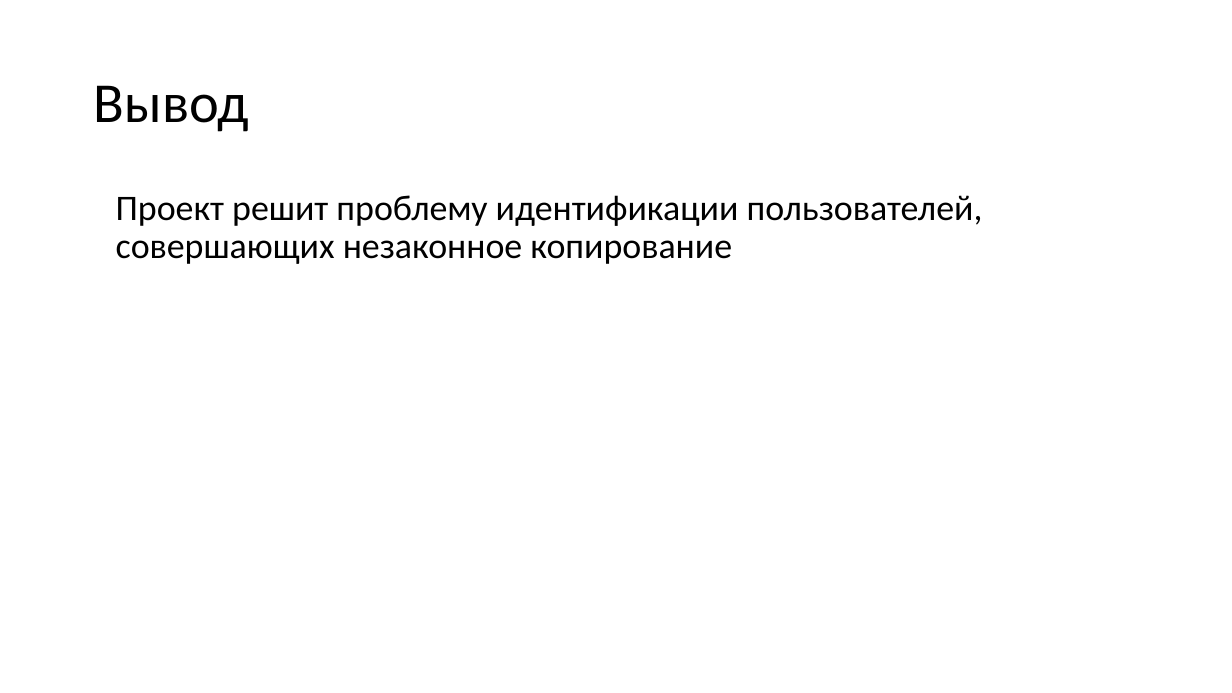
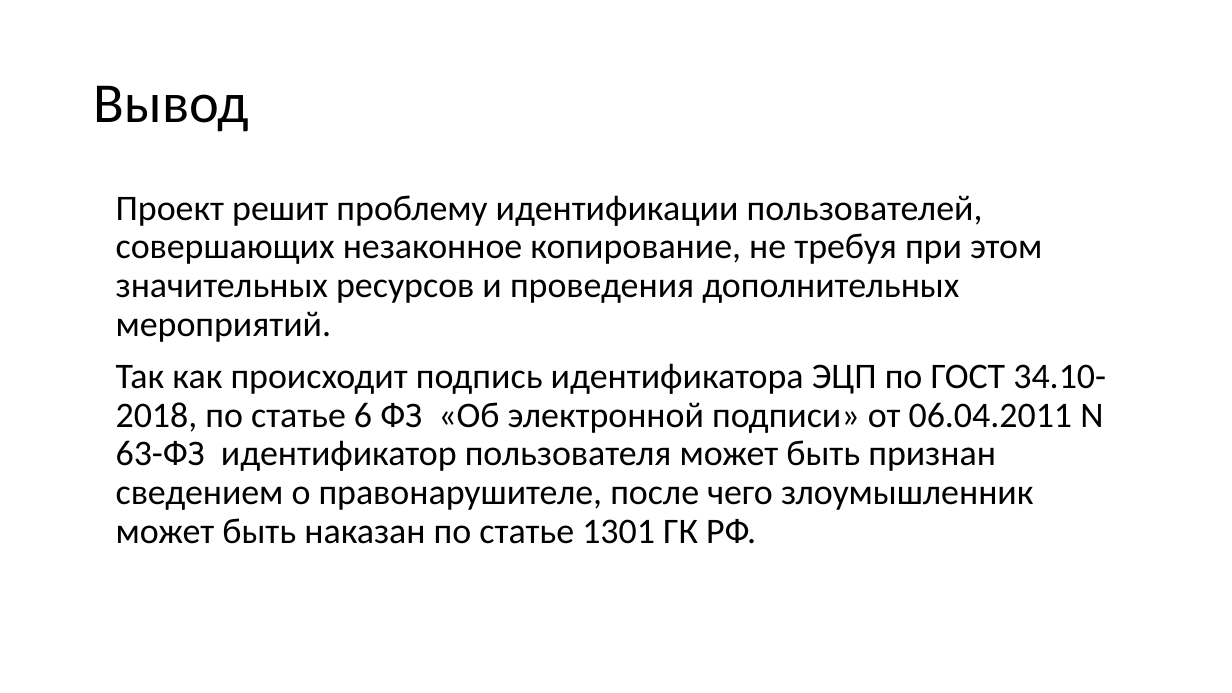
Before and after one commit to vanindm/vanindm.github.io, a slide deck: slide 16 of files/ИБ.pptx (slide 10 before the commit). Drawn at 1232x693 pixels with LibreOffice and Linux fonts; fonts in the diff are those of the drawing. Boxes give left, top, right and bottom in pixels: in the first picture for what was removed or moved away, otherwise in the second. Text is boxed around its words. In the diff, an @@ line names an element or a change of style, - is before the commit and + after.

```diff
--- a/files/ИБ.pptx
+++ b/files/ИБ.pptx
@@ text at [116,195,1106,544]: text changed @@
-Проект решит проблему идентификации пользователей, совершающих незаконное копирование
+Проект решит проблему идентификации пользователей, совершающих незаконное копирование, не требуя при этом значительных ресурсов и проведения дополнительных мероприятий.
+Так как происходит подпись идентификатора ЭЦП по ГОСТ 34.10-2018, по статье 6 ФЗ «Об электронной подписи» от 06.04.2011 N 63-ФЗ идентификатор пользователя может быть признан сведением о правонарушителе, после чего злоумышленник может быть наказан по статье 1301 ГК РФ.
```
Also in this commit, not shown: 5 other slides changed, 4 slides added, 1 other file.
